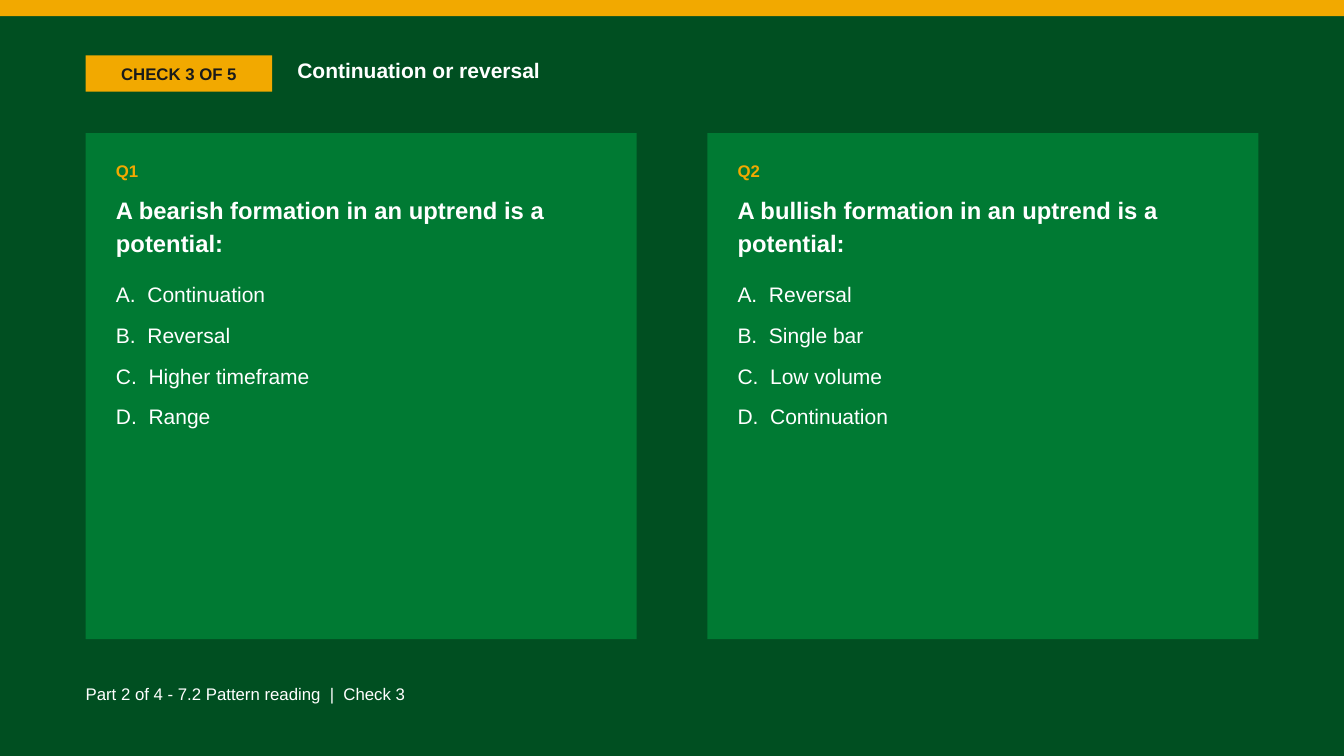
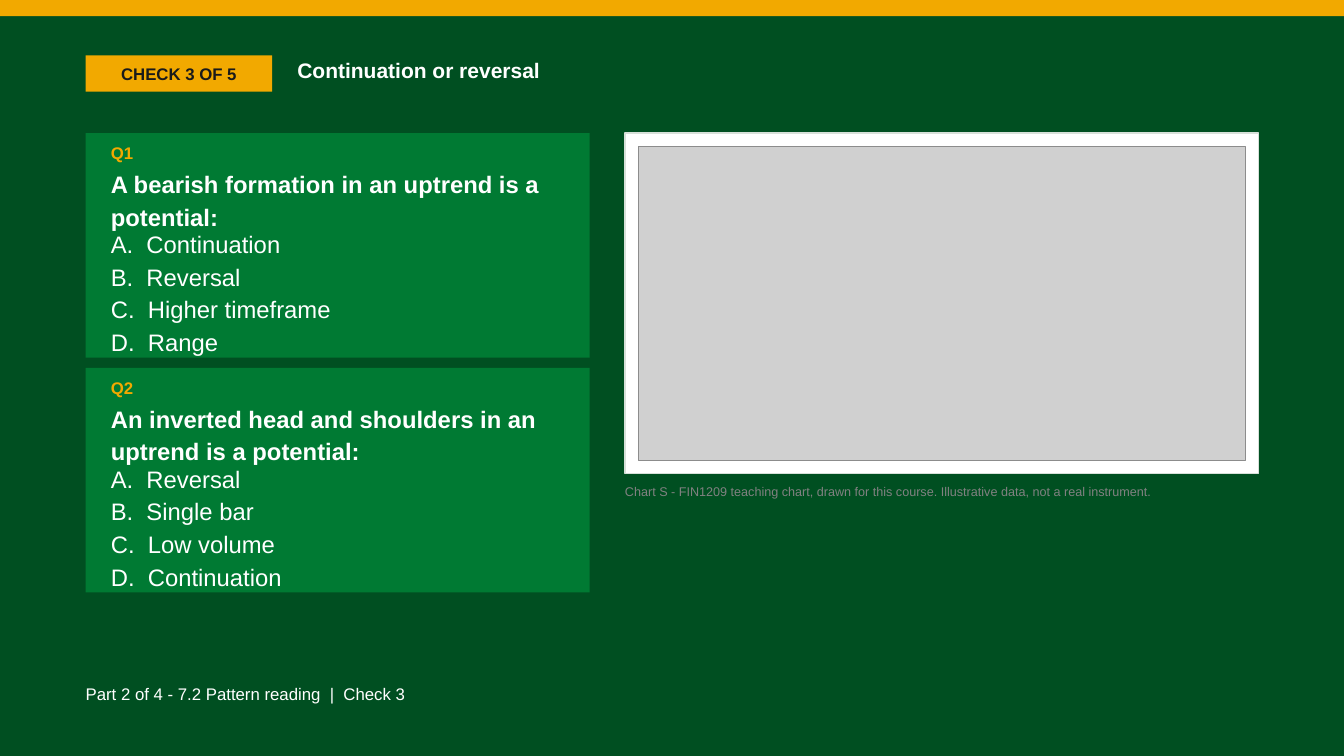
Before and after one commit to benjiesotelo-sudo/Telos_FIN1209, a slide deck: slide 18 of chapter-07/FIN1209-Chapter-07.pptx. Drawn at 1344x756 pixels with LibreOffice and Linux fonts; fonts in the diff are those of the drawing; grey boxes stand for pictures. Boxes give left, top, right and bottom in pixels: in the first picture for what was removed or moved away, otherwise in the second. Text is boxed around its words. In the diff, an @@ line names an element or a change of style, - is before the commit and + after.

```diff
--- a/chapter-07/FIN1209-Chapter-07.pptx
+++ b/chapter-07/FIN1209-Chapter-07.pptx
@@ rectangle: place and size @@
-rectangle at bbox=[86, 133, 637, 639]
+rectangle at bbox=[86, 133, 590, 358]
@@ text "Q1": place and size @@
-text "Q1" at bbox=[116, 165, 138, 181]
+text "Q1" at bbox=[111, 147, 133, 163]
@@ rectangle added at bbox=[625, 133, 1258, 474], fill #FFFFFF, outline #D7E0D9 1 pt @@
@@ picture added at bbox=[638, 146, 1245, 461] @@
@@ text "A bearish formation in an ...": place and size @@
-text "A bearish formation in an ..." at bbox=[116, 201, 544, 257]
+text "A bearish formation in an ..." at bbox=[111, 175, 538, 231]
@@ text "A. Continuation": place and size @@
-text "A. Continuation" at bbox=[116, 286, 309, 429]
+text "A. Continuation" at bbox=[111, 235, 331, 356]
@@ text "A. Continuation" at bbox=[111, 235, 331, 356]: size 15 to 17 pt; line spacing 1.12 to 1.05; less space between paragraphs @@
@@ rectangle: place and size @@
-rectangle at bbox=[708, 133, 1259, 639]
+rectangle at bbox=[86, 368, 590, 593]
@@ text "Q2": place and size @@
-text "Q2" at bbox=[738, 165, 760, 181]
+text "Q2" at bbox=[111, 382, 133, 398]
@@ text at bbox=[111, 410, 536, 465]: text changed @@
-A bullish formation in an uptrend is a potential:
+An inverted head and shoulders in an uptrend is a potential:
@@ text "A. Reversal" at bbox=[111, 470, 282, 587]: size 15 to 17 pt; line spacing 1.12 to 1.05; less space between paragraphs @@
@@ text "A. Reversal": place and size @@
-text "A. Reversal" at bbox=[738, 286, 888, 425]
+text "A. Reversal" at bbox=[111, 470, 282, 587]
@@ text added at bbox=[625, 487, 1151, 499], 9 pt, text #818181 @@
+Chart S - FIN1209 teaching chart, drawn for this course. Illustrative data, not a real instrument.
```
Also in this commit, not shown: 14 other slides changed, 3 other files.
